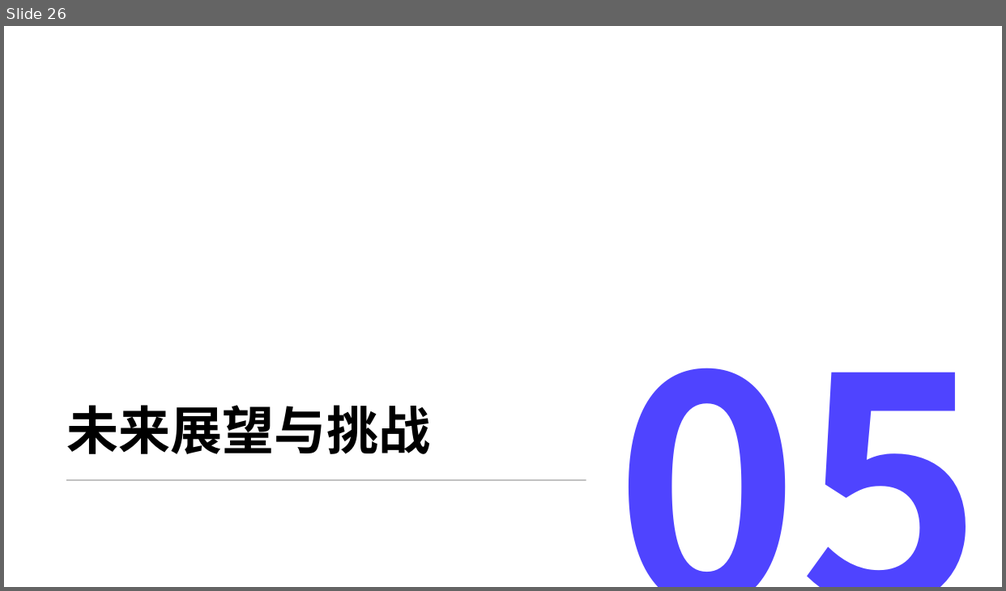
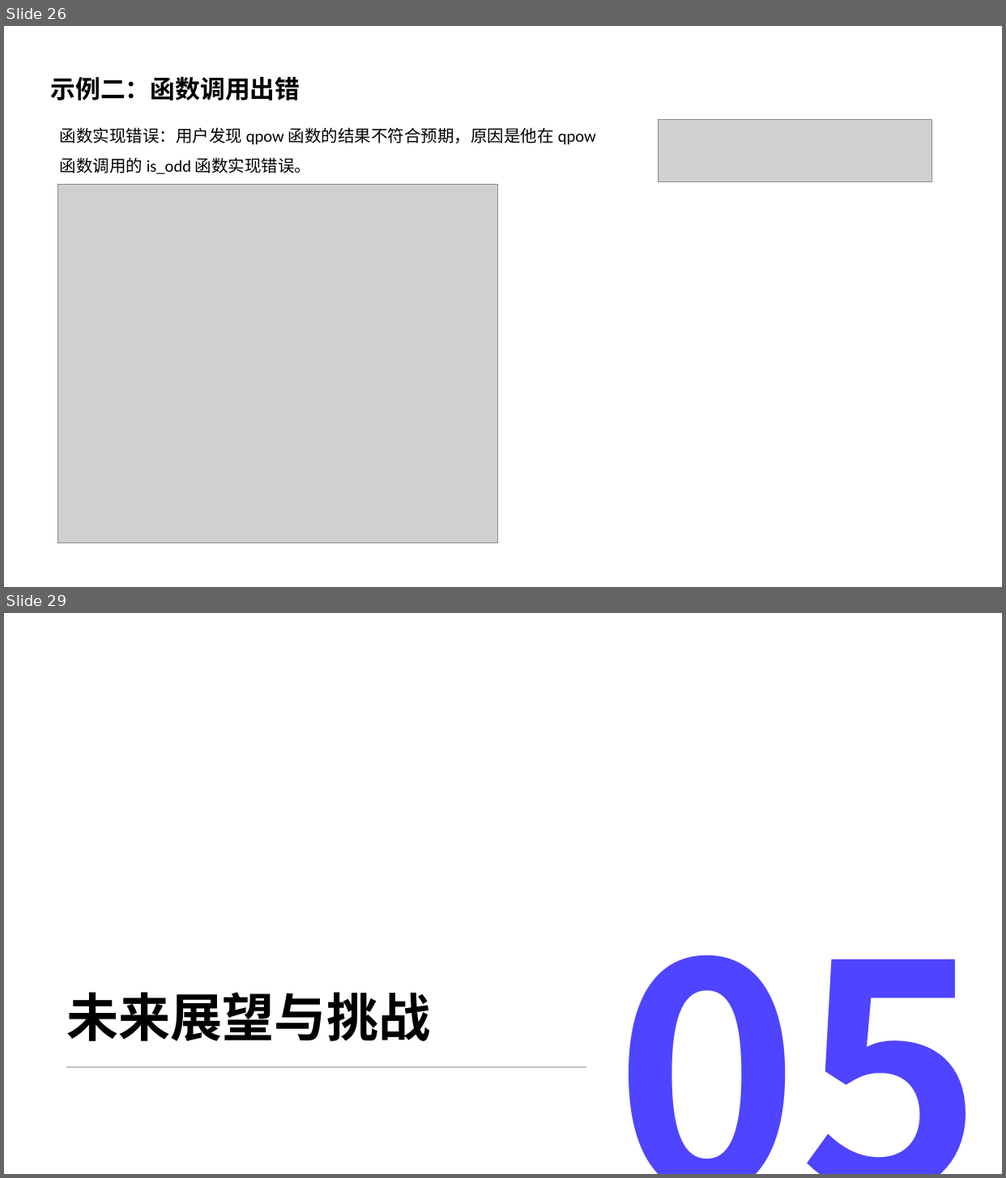
Before and after one commit to Zhenyu-Bo/Code-Assistant, a slide deck: report/LLM辅助的程序缺陷检测与修复.pptx. Shown one above the other, each under a label of ours: slide 26 before the commit, slides 26 and 29 after it; the slides between them are not shown. The pictures are 1006x591 and 1006x1178 pixels, drawn with LibreOffice and Linux fonts; fonts in the diff are those of the drawing; grey boxes stand for pictures; background and template pictures are left out. Boxes give left, top, right and bottom in pixels: in the first picture for what was removed or moved away, otherwise in the second. Text is boxed around its words. In the diff, an @@ line names an element or a change of style, - is before the commit and + after.

```diff
--- a/report/LLM辅助的程序缺陷检测与修复.pptx
+++ b/report/LLM辅助的程序缺陷检测与修复.pptx
@@ slide 26 added at (4, 26, 1002, 587), background #FFFFFF @@
@@ text added at (50, 76, 300, 101), 18 pt, text #000000, bold @@
+示例二：函数调用出错
@@ picture added at (658, 120, 931, 182) @@
@@ text added at (60, 127, 596, 174), 12 pt, text #000000 @@
+函数实现错误：用户发现 qpow 函数的结果不符合预期，原因是他在 qpow 函数调用的 is_odd 函数实现错误。
@@ picture added at (58, 185, 498, 544) @@
@@ what was slide 26 is now slide 29 @@
```
Also in this commit, not shown: 2 slides changed, 2 other slides added.
